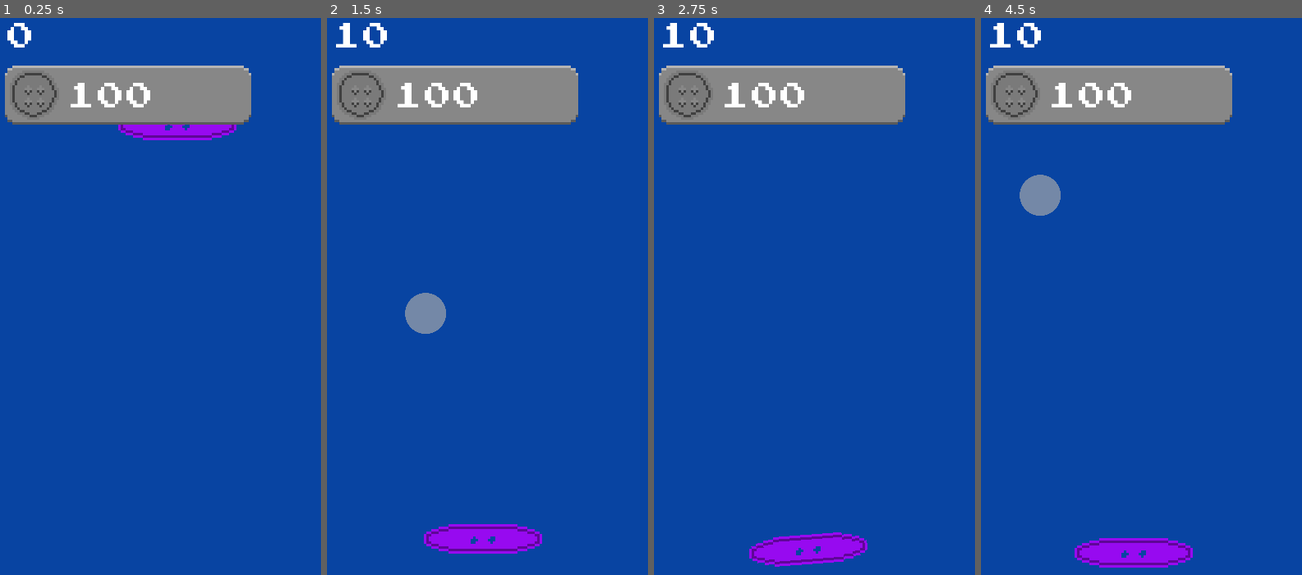
Above: before the commit, frames 1-4 (left to right).
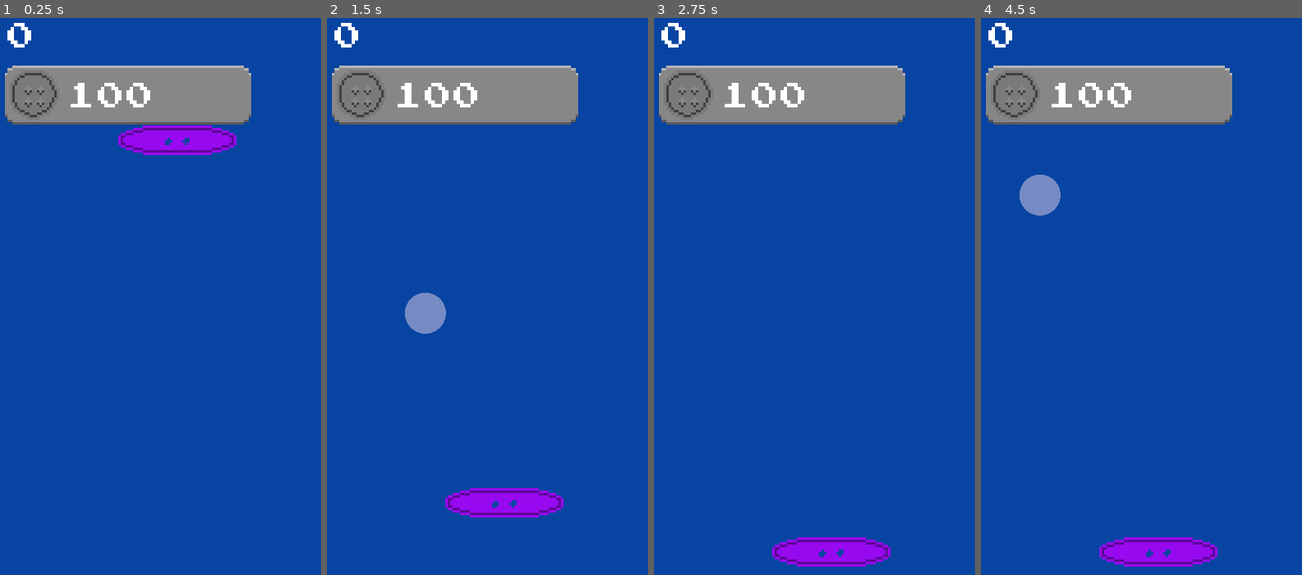
Above: after the commit, the same moments.

Repository: Ajver/Knobies
Game: Godot game, scene res://Game/Game.tscn
Same seed, same stepped clock (60 frames per second), same inputs: the game is played once before the commit and once after it.
Inputs (mouse positions are in pixels of both pictures, inside the frame that each line leads up to):
- Up to frame 1 (0.25 s): no input
- Up to frame 2 (1.5 s): move the mouse to (590, 251) at 0.52 s; click (590, 251) at 0.67 s; move the mouse to (426, 313) at 1.27 s; click (426, 313) at 1.42 s
- Up to frame 3 (2.75 s): move the mouse to (872, 151) at 2.02 s; click (872, 151) at 2.17 s
- Up to frame 4 (4.5 s): move the mouse to (1138, 402) at 2.77 s; click (1138, 402) at 2.92 s; tap Enter at 3.5 s; move the mouse to (1276, 374) at 3.52 s; click (1276, 374) at 3.67 s; tap Space at 4.25 s; move the mouse to (1038, 196) at 4.27 s; click (1038, 196) at 4.42 s

The runs differ from the first frame. In frame 1, 1.4% of the frame differs, in the area x 36-74%, y 19-25%; in frame 2, 4.4%, in the area x 2-74%, y 0-97%; in frame 3, 1.8%; in frame 4, 2.3%.

Commit message:
Fix web version

Diff:
--- a/Game/Game.gd
+++ b/Game/Game.gd
@@ -1,4 +1,7 @@
 extends Control
+
+func _ready():
+	randomize()
 
 func _input(event):
 	if Input.is_action_just_pressed("exit_game"):
--- a/Knobs/Hitter.gd
+++ b/Knobs/Hitter.gd
@@ -1,4 +1,7 @@
 extends Node2D
+
+export(Color) var start_color
+export(Color) var end_color
 
 onready var hit_area_sprite = $HitAreaSprite
 onready var scale_tween = $ScaleTween
@@ -37,7 +40,7 @@
 	var texture_width : float = hit_area_sprite.texture.get_width()
 	var target_sprite_scale : float = radius / texture_width
 
-	alpha_tween.interpolate_property(self, "modulate", hit_area_sprite.modulate, Color(0, 0, 0, 0), animation_duration, Tween.TRANS_LINEAR, Tween.EASE_OUT)
+	alpha_tween.interpolate_property(self, "modulate", start_color, end_color, animation_duration, Tween.TRANS_LINEAR, Tween.EASE_OUT)
 	alpha_tween.start()
 
 	scale_tween.interpolate_property(hit_area_sprite, "scale", Vector2(0, 0), Vector2(target_sprite_scale, target_sprite_scale), animation_duration, Tween.TRANS_LINEAR, Tween.EASE_OUT)
--- a/Knobs/Hitter.tscn
+++ b/Knobs/Hitter.tscn
@@ -7,6 +7,8 @@
 z_index = 150
 z_as_relative = false
 script = ExtResource( 1 )
+start_color = Color( 1, 1, 1, 1 )
+end_color = Color( 0.0196078, 0.0509804, 0.501961, 0 )
 
 [node name="HitAreaSprite" type="Sprite" parent="."]
 scale = Vector2( 1e-005, 1e-005 )
--- a/Knobs/Knob.gd
+++ b/Knobs/Knob.gd
@@ -5,8 +5,8 @@
 
 func _ready():
 	var sprite = get_node("Sprite")
-	sprite.texture = GameData.get_random_knob_sprite()
-	sprite.modulate = GameData.get_random_knob_color()
+	sprite.texture = GameTheme.get_random_knob_sprite()
+	sprite.modulate = GameTheme.get_random_knob_color()
 
 func on_hit(force:Vector2) -> void:
 	apply_central_impulse(force)
--- a/Scripts/GameData.gd
+++ b/Scripts/GameData.gd
@@ -1,27 +1,11 @@
 extends Node
+#class_name GameData
 
 signal score_changed
 signal knob_price_changed
 
 var score : int = 0
 var knob_price : int = 100
-
-const KNOBS_COLORS = [
-	Color8(255, 200, 3),
-	Color8(8, 150, 3),
-	Color8(242, 124, 5),
-	Color8(30, 214, 205),
-	Color8(151, 10, 240),
-	Color8(194, 12, 179),
-	Color8(191, 10, 88),
-	Color8(183, 219, 22),
-]
-
-const KNOBS_SPRITES = [
-	preload("res://Knobs/knob1.png"),
-	preload("res://Knobs/knob2.png"),
-	preload("res://Knobs/knob3.png")
-]
 
 static func add_score(additional_score:int) -> void:
 	GameData.score += additional_score
@@ -30,16 +14,6 @@
 static func can_buy_knob() -> bool:
 	return GameData.score >= GameData.knob_price
 
-static func get_random_knob_color() -> Color:
-	return get_random_element_from_array(GameData.KNOBS_COLORS)
-
-static func get_random_knob_sprite() -> Color:
-	return get_random_element_from_array(GameData.KNOBS_SPRITES)
-
-static func get_random_element_from_array(array:Array):
-	var idx : int = randi() % array.size()
-	return array[idx]
-
 static func on_knob_buy() -> void:
 	GameData.add_score(-GameData.knob_price)
 	GameData.knob_price *= 2
--- /dev/null
+++ b/Scripts/GameTheme.gd
@@ -0,0 +1,28 @@
+extends Node
+
+const KNOBS_COLORS = [
+	Color8(255, 200, 3),
+	Color8(8, 150, 3),
+	Color8(242, 124, 5),
+	Color8(30, 214, 205),
+	Color8(151, 10, 240),
+	Color8(194, 12, 179),
+	Color8(191, 10, 88),
+	Color8(183, 219, 22),
+]
+
+const KNOBS_SPRITES = [
+	preload("res://Knobs/knob1.png"),
+	preload("res://Knobs/knob2.png"),
+	preload("res://Knobs/knob3.png")
+]
+
+static func get_random_knob_color() -> Color:
+	return get_random_element_from_array(GameTheme.KNOBS_COLORS)
+
+static func get_random_knob_sprite() -> Color:
+	return get_random_element_from_array(GameTheme.KNOBS_SPRITES)
+
+static func get_random_element_from_array(array:Array):
+	var idx : int = randi() % array.size()
+	return array[idx]
--- a/project.godot
+++ b/project.godot
@@ -17,11 +17,14 @@
 
 config/name="Knobies"
 run/main_scene="res://Game/Game.tscn"
+boot_splash/image="res://icon.png"
+boot_splash/fullsize=false
 config/icon="res://icon.png"
 
 [autoload]
 
 GameData="*res://Scripts/GameData.gd"
+GameTheme="*res://Scripts/GameTheme.gd"
 
 [display]
 
@@ -44,14 +47,18 @@
 
 pointing/emulate_touch_from_mouse=true
 
+[network]
+
+limits/debugger_stdout/max_messages_per_frame=60
+limits/debugger_stdout/max_errors_per_frame=60
+
 [physics]
 
-2d/thread_model=2
-2d/default_gravity=196
+2d/default_gravity=400
 
 [rendering]
 
 quality/driver/driver_name="GLES2"
+quality/2d/use_pixel_snap=true
 vram_compression/import_etc=true
-vram_compression/import_etc2=false
 environment/default_environment="res://default_env.tres"
Binary file changed: icon.png
Not shown, changed: Export/index.pck
Not shown, changed: Export/index.png
